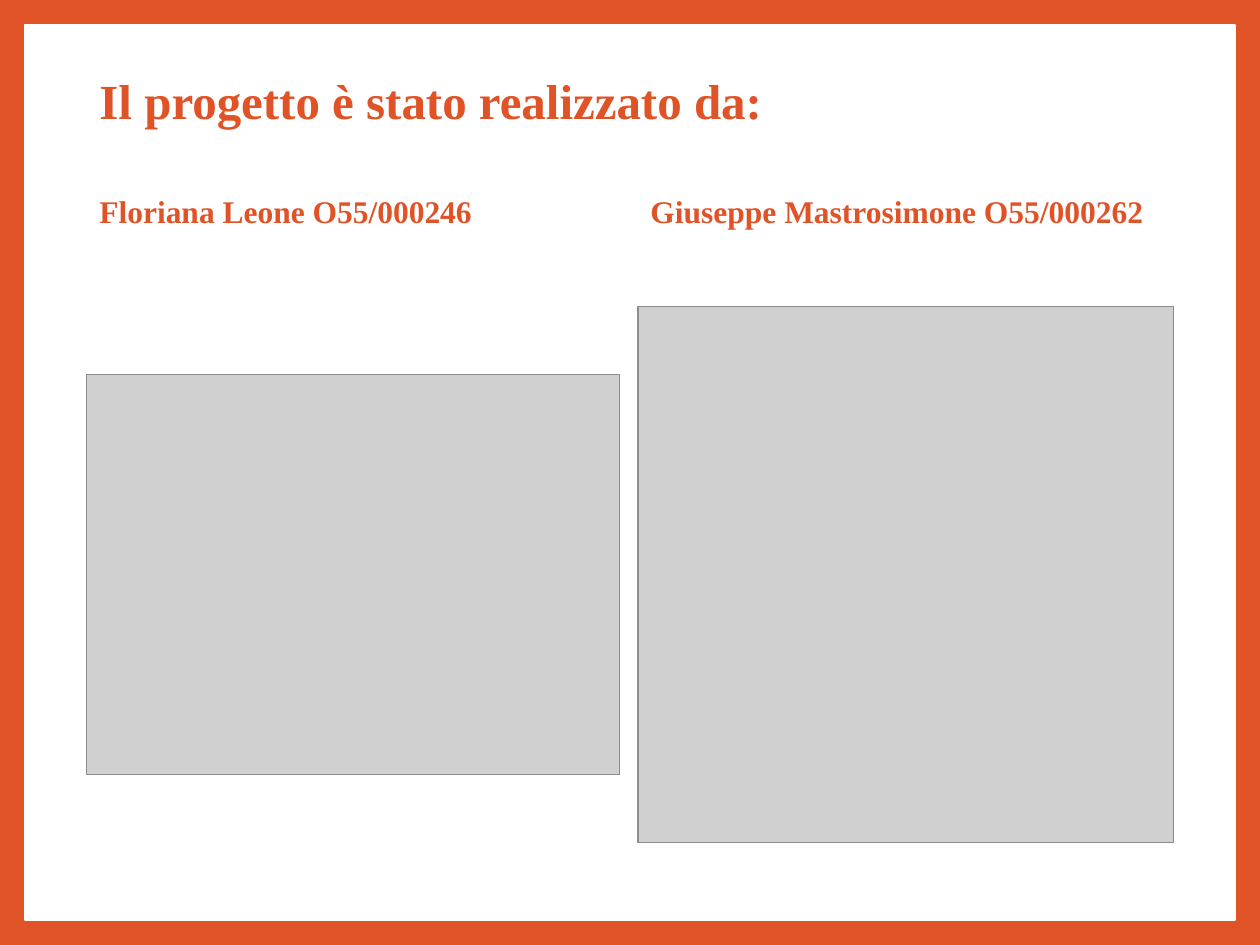
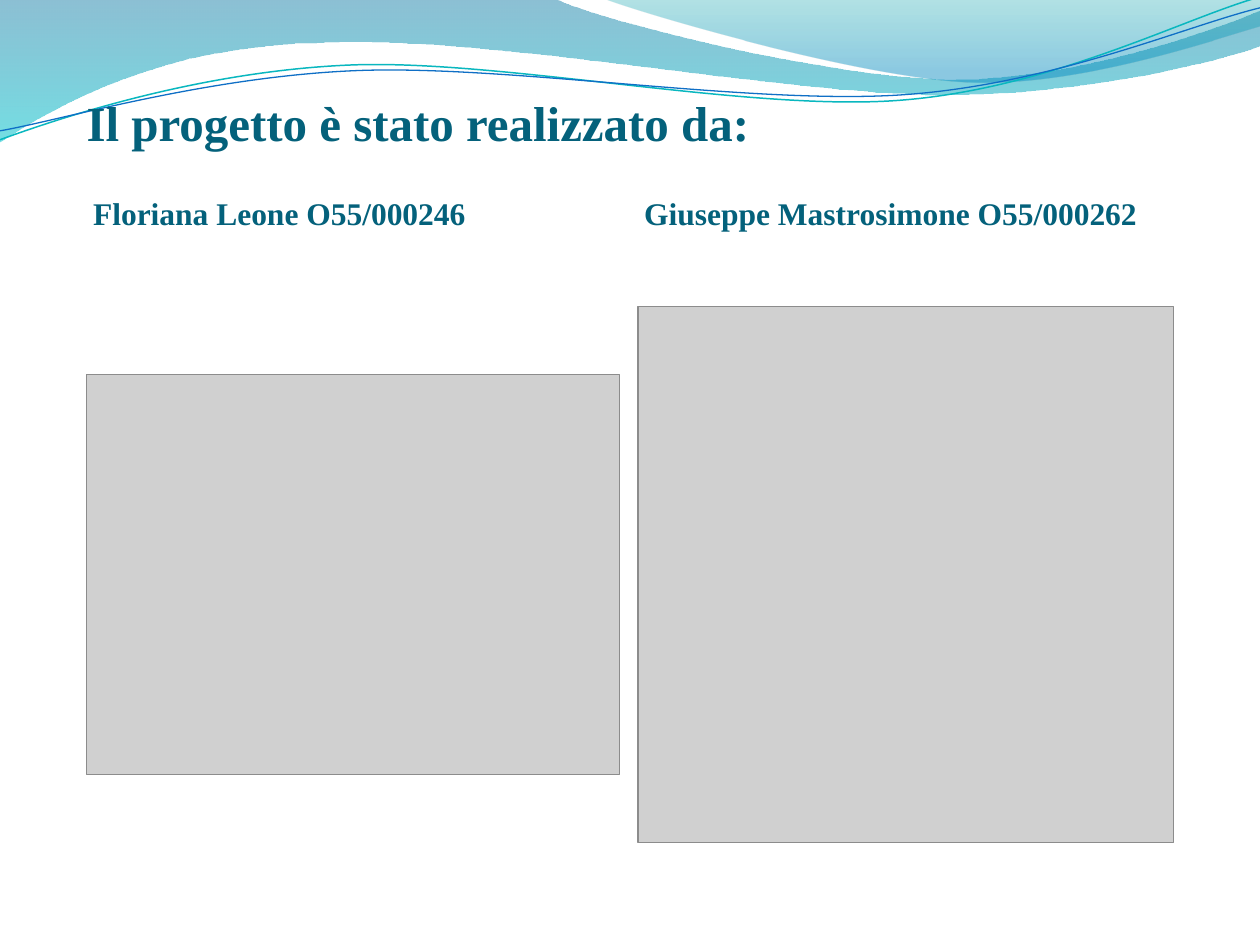
Before and after one commit to giusmastro91/Cognitive-systems, a slide deck: slide 2 of Prova_6/Leone_Mastrosimone_PresentazioneProgetto.pptx. Drawn at 1260x945 pixels with LibreOffice and Linux fonts; fonts in the diff are those of the drawing; grey boxes stand for pictures; background and template pictures are left out. Boxes give left, top, right and bottom in pixels: in the first picture for what was removed or moved away, otherwise in the second. Text is boxed around its words. In the diff, an @@ line names an element or a change of style, - is before the commit and + after.

```diff
--- a/Prova_6/Leone_Mastrosimone_PresentazioneProgetto.pptx
+++ b/Prova_6/Leone_Mastrosimone_PresentazioneProgetto.pptx
@@ background #DF5327 to picture (left out) @@
@@ freeform shape added at [0, 0, 1260, 142], fill gradient #0074A1 to #00C6CF @@
@@ freeform shape added at [0, 0, 1260, 147], outline #0AB8BF 0.85 pt @@
@@ freeform shape added at [0, 8, 1260, 141], outline #0F6FC6 0.75 pt @@
@@ rectangle removed at [25, 25, 1235, 920] @@
@@ freeform shape added at [604, 0, 1260, 87], fill gradient #00A1A9 to #008BBF @@
@@ text "Il progetto è stato realizzato ..." at [87, 103, 749, 151]: text colour #DF5327 to #04617B; line spacing 0.9 to 1; vertical alignment middle to bottom @@
@@ text "Floriana Leone O55/000246" at [93, 203, 465, 226]: text colour #DF5327 to #04617B; line spacing 0.9 to 1; more space between paragraphs @@
@@ text "Giuseppe Mastrosimone O55/000262" at [644, 203, 1137, 231]: text colour #DF5327 to #04617B; line spacing 0.9 to 1; more space between paragraphs @@
```
Also in this commit, not shown: 38 other slides changed.
